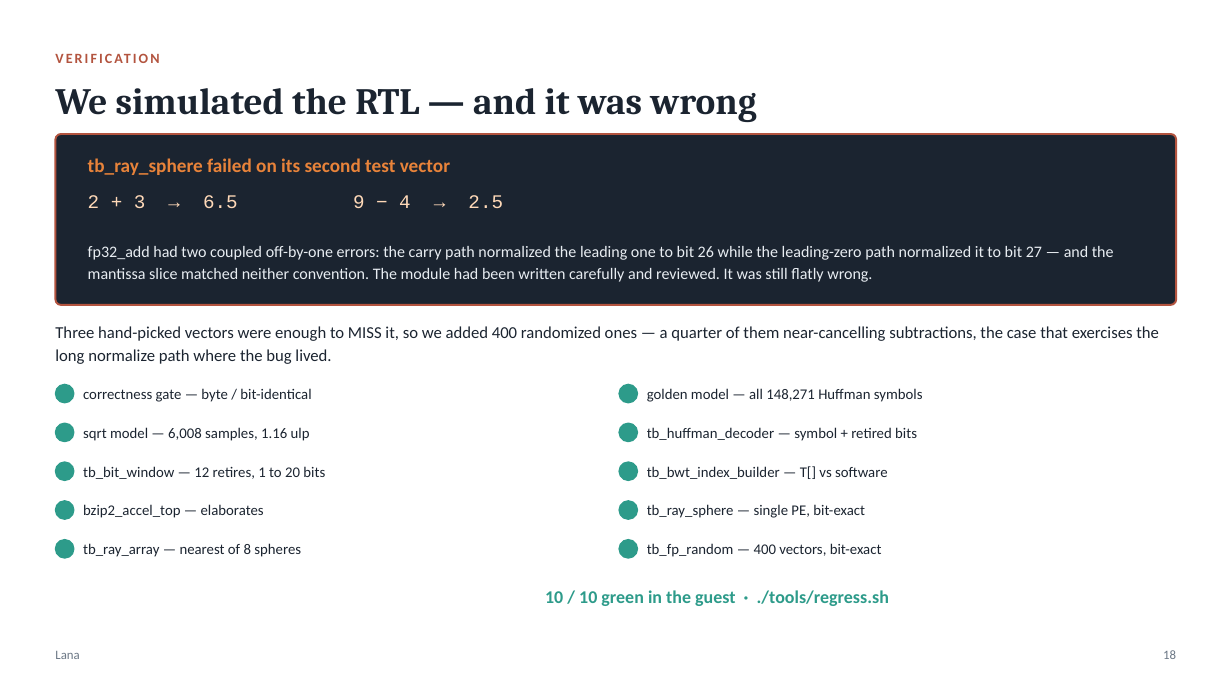
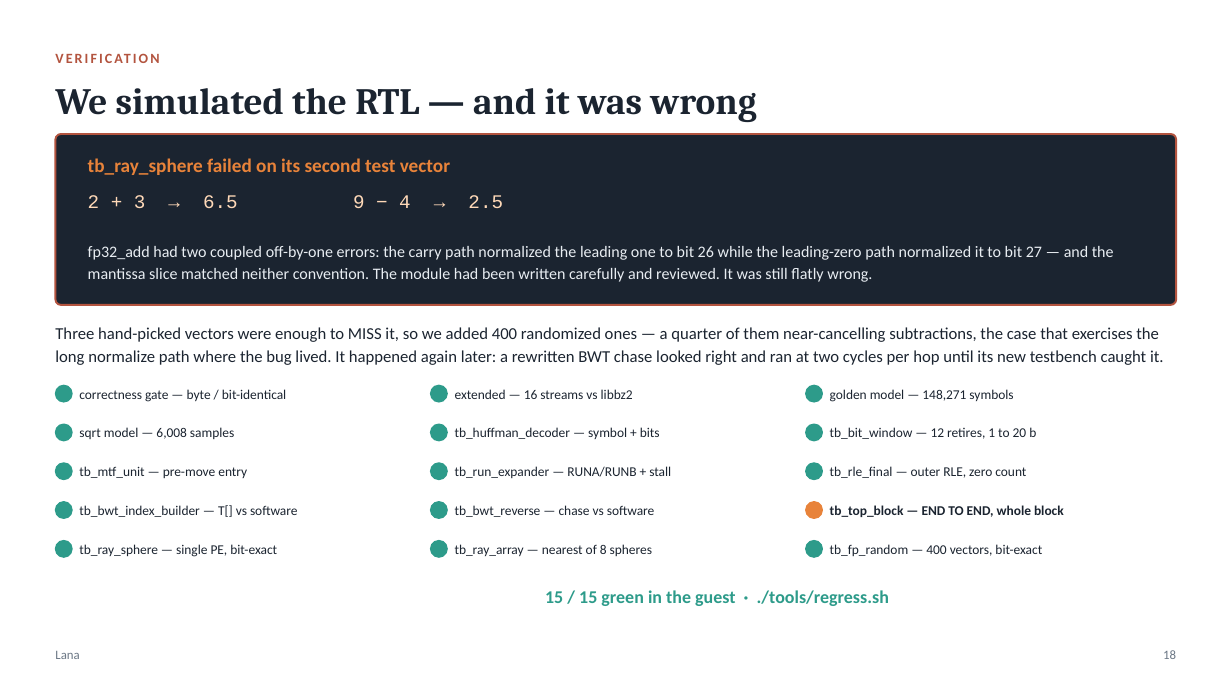
Before and after one commit to taha-tahaa/hwsw-codesign-project, a slide deck: slide 18 of presentation/HWSW_CoDesign_Final_Taha_Lana.pptx. Drawn at 1232x693 pixels with LibreOffice and Linux fonts; fonts in the diff are those of the drawing. Boxes give left, top, right and bottom in pixels: in the first picture for what was removed or moved away, otherwise in the second. Text is boxed around its words. In the diff, an @@ line names an element or a change of style, - is before the commit and + after.

```diff
--- a/presentation/HWSW_CoDesign_Final_Taha_Lana.pptx
+++ b/presentation/HWSW_CoDesign_Final_Taha_Lana.pptx
@@ text at bbox=[55, 327, 1164, 365]: text changed @@
-Three hand-picked vectors were enough to MISS it, so we added 400 randomized ones — a quarter of them near-cancelling subtractions, the case that exercises the long normalize path where the bug lived.
+Three hand-picked vectors were enough to MISS it, so we added 400 randomized ones — a quarter of them near-cancelling subtractions, the case that exercises the long normalize path where the bug lived. It happened again later: a rewritten BWT chase looked right and ran at two cycles per hop until its new testbench caught it.
@@ ellipse: place and size @@
-ellipse at bbox=[619, 384, 638, 403]
+ellipse at bbox=[431, 385, 447, 402]
@@ text added at bbox=[455, 389, 633, 399], 10.5 pt, text #1B2430 @@
+extended — 16 streams vs libbz2
@@ ellipse: place and size @@
-ellipse at bbox=[55, 423, 74, 442]
+ellipse at bbox=[806, 385, 823, 402]
@@ text at bbox=[830, 389, 1013, 402]: text changed; size 11.5 to 10.5 pt @@
-golden model — all 148,271 Huffman symbols
+golden model — 148,271 symbols
@@ ellipse: place and size @@
-ellipse at bbox=[619, 423, 638, 442]
+ellipse at bbox=[55, 424, 72, 441]
@@ text at bbox=[79, 427, 234, 439]: text changed; size 11.5 to 10.5 pt @@
-sqrt model — 6,008 samples, 1.16 ulp
+sqrt model — 6,008 samples
@@ ellipse: place and size @@
-ellipse at bbox=[55, 462, 74, 481]
+ellipse at bbox=[431, 424, 447, 441]
@@ text at bbox=[455, 427, 660, 439]: text changed; size 11.5 to 10.5 pt @@
-tb_huffman_decoder — symbol + retired bits
+tb_huffman_decoder — symbol + bits
@@ ellipse: place and size @@
-ellipse at bbox=[619, 462, 638, 481]
+ellipse at bbox=[806, 424, 823, 441]
@@ text at bbox=[830, 427, 1036, 439]: text changed; size 11.5 to 10.5 pt @@
-tb_bit_window — 12 retires, 1 to 20 bits
+tb_bit_window — 12 retires, 1 to 20 b
@@ ellipse: place and size @@
-ellipse at bbox=[55, 501, 74, 519]
+ellipse at bbox=[55, 463, 72, 480]
@@ text at bbox=[79, 466, 247, 478]: text changed; size 11.5 to 10.5 pt @@
-bzip2_accel_top — elaborates
+tb_mtf_unit — pre-move entry
@@ ellipse: place and size @@
-ellipse at bbox=[619, 501, 638, 519]
+ellipse at bbox=[431, 463, 447, 480]
@@ text added at bbox=[455, 466, 671, 478], 10.5 pt, text #1B2430 @@
+tb_run_expander — RUNA/RUNB + stall
@@ ellipse: place and size @@
-ellipse at bbox=[55, 540, 74, 558]
+ellipse at bbox=[806, 463, 823, 480]
@@ text added at bbox=[830, 466, 1026, 478], 10.5 pt, text #1B2430 @@
+tb_rle_final — outer RLE, zero count
@@ ellipse: place and size @@
-ellipse at bbox=[619, 540, 638, 558]
+ellipse at bbox=[55, 502, 72, 518]
@@ text "tb_bwt_index_builder — T[] vs software": place and size @@
-text "tb_bwt_index_builder — T[] vs software" at bbox=[647, 466, 887, 479]
+text "tb_bwt_index_builder — T[] vs software" at bbox=[79, 505, 298, 517]
@@ ellipse added at bbox=[431, 502, 447, 518], fill #2D9B8A, outline #2D9B8A 1 pt @@
@@ text added at bbox=[455, 505, 655, 517], 10.5 pt, text #1B2430 @@
+tb_bwt_reverse — chase vs software
@@ ellipse added at bbox=[806, 502, 823, 518], fill #E8833A, outline #E8833A 1 pt @@
@@ text added at bbox=[830, 505, 1064, 517], 10.5 pt, text #1B2430, bold @@
+tb_top_block — END TO END, whole block
@@ size 11.5 to 10.5 pt in 5 elements at bbox=[79, 389, 286, 402], bbox=[830, 544, 1042, 556], bbox=[455, 544, 652, 556], bbox=[79, 505, 298, 517], bbox=[79, 544, 277, 557] @@
@@ text "tb_ray_sphere — single PE, bit-exact": place and size @@
-text "tb_ray_sphere — single PE, bit-exact" at bbox=[647, 504, 865, 518]
+text "tb_ray_sphere — single PE, bit-exact" at bbox=[79, 544, 277, 557]
@@ text "tb_ray_array — nearest of 8 ...": place and size @@
-text "tb_ray_array — nearest of 8 ..." at bbox=[83, 543, 301, 557]
+text "tb_ray_array — nearest of 8 ..." at bbox=[455, 544, 652, 556]
@@ text "tb_fp_random — 400 vectors, bit-exact": place and size @@
-text "tb_fp_random — 400 vectors, bit-exact" at bbox=[647, 543, 882, 557]
+text "tb_fp_random — 400 vectors, bit-exact" at bbox=[830, 544, 1042, 556]
@@ ellipse added at bbox=[55, 541, 72, 557], fill #2D9B8A, outline #2D9B8A 1 pt @@
@@ ellipse added at bbox=[431, 541, 447, 557], fill #2D9B8A, outline #2D9B8A 1 pt @@
@@ ellipse added at bbox=[806, 541, 823, 557], fill #2D9B8A, outline #2D9B8A 1 pt @@
@@ text at bbox=[545, 590, 889, 606]: text changed @@
-10 / 10 green in the guest · ./tools/regress.sh
+15 / 15 green in the guest · ./tools/regress.sh
```
Also in this commit, not shown: 4 other slides changed, 19 other files.
